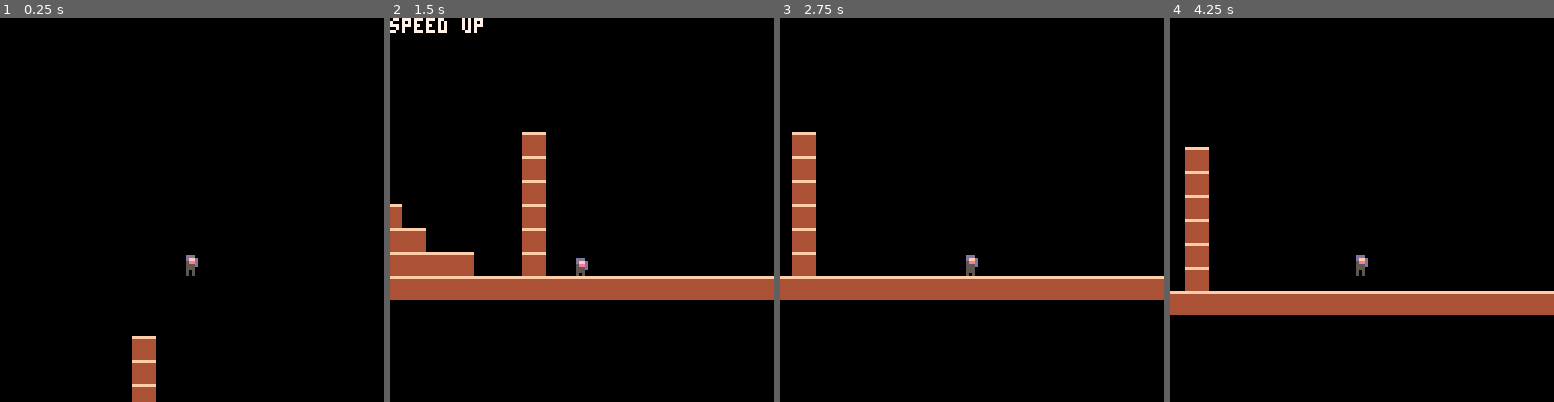
Above: before the commit, frames 1-4 (left to right).
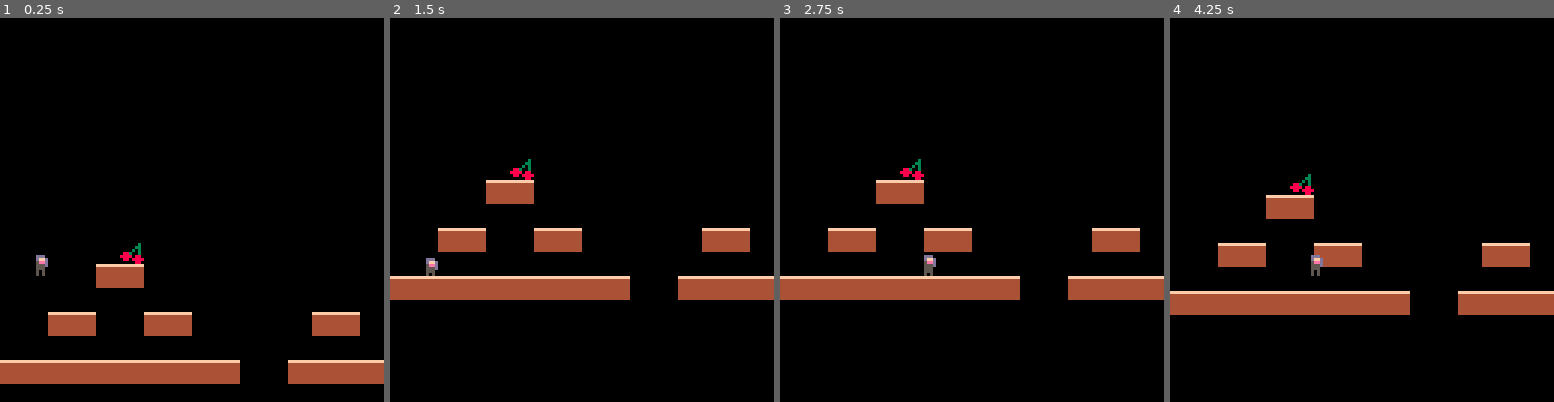
Above: after the commit, the same moments.

Repository: tarngerine/speeddial
Game: PICO-8 cartridge speeddial.p8
Two runs of this game, one before a commit and one after it. Both use one fixed random seed, a clock stepped at 60 frames per second and the inputs below.
Inputs:
- Up to frame 1 (0.25 s): no input
- Up to frame 2 (1.5 s): tap X (X key) at 0.33, 1.07 s
- Up to frame 3 (2.75 s): hold Right 1.6-2.1 s; tap X (X key) at 1.85 s; hold Right from 2.47 s (still down)
- Up to frame 4 (4.25 s): tap X (X key) at 2.97, 4.08 s; release Right at 3.03 s; hold Left 3.08-3.58 s; hold Right from 4.02 s (still down)

The runs differ from the first frame. In frame 1, 9.3% of the frame differs, in the area x 0-100%, y 58-100%; in frame 2, 8.2%; in frame 3, 6.7%; in frame 4, 6.5%.

Commit message:
code to fall off screen

Diff:
--- a/speeddial.p8
+++ b/speeddial.p8
@@ -5,7 +5,7 @@
 function _init()
   player={
     sp=1,
-    x=1024,
+    x=10,
     y=10,
     w=8,
     h=8,
@@ -153,10 +153,19 @@
   end
 end
 
+function fall_off()
+  if player.y > 128 then
+    player.y=10
+    player.x=10
+  end
+end
+
 -->8
 --player
 
 function player_update()
+  fall_off()
+
   --physics
   player.dy+=gravity
   player.dx*=friction
